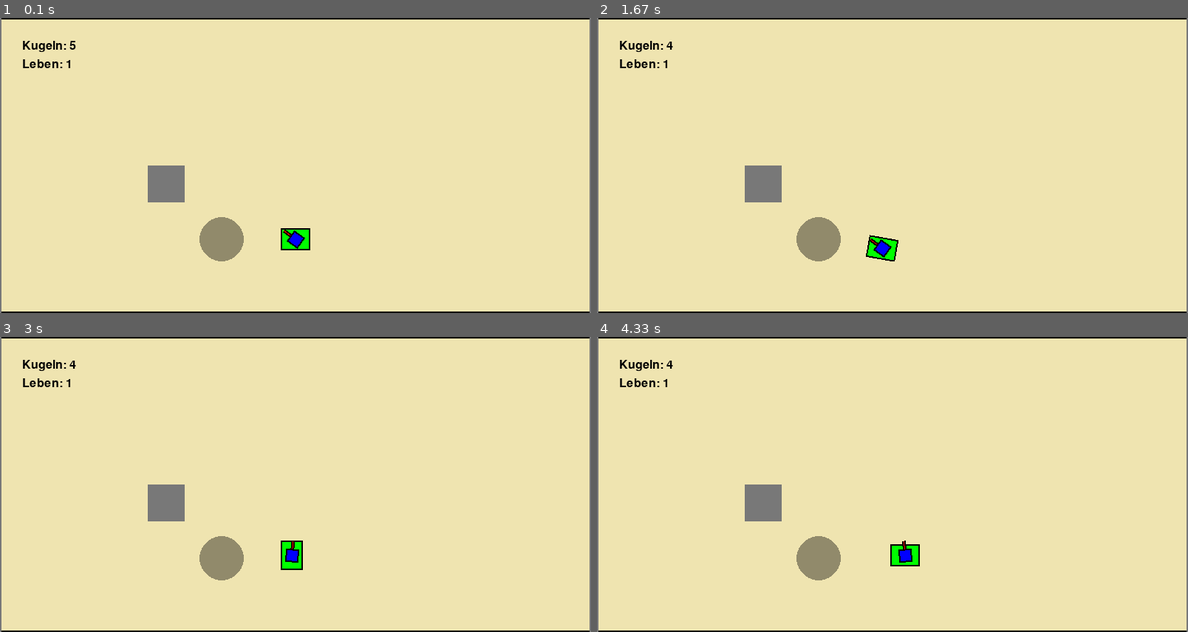
Above: before the commit, frames 1-4 (two rows, left to right).
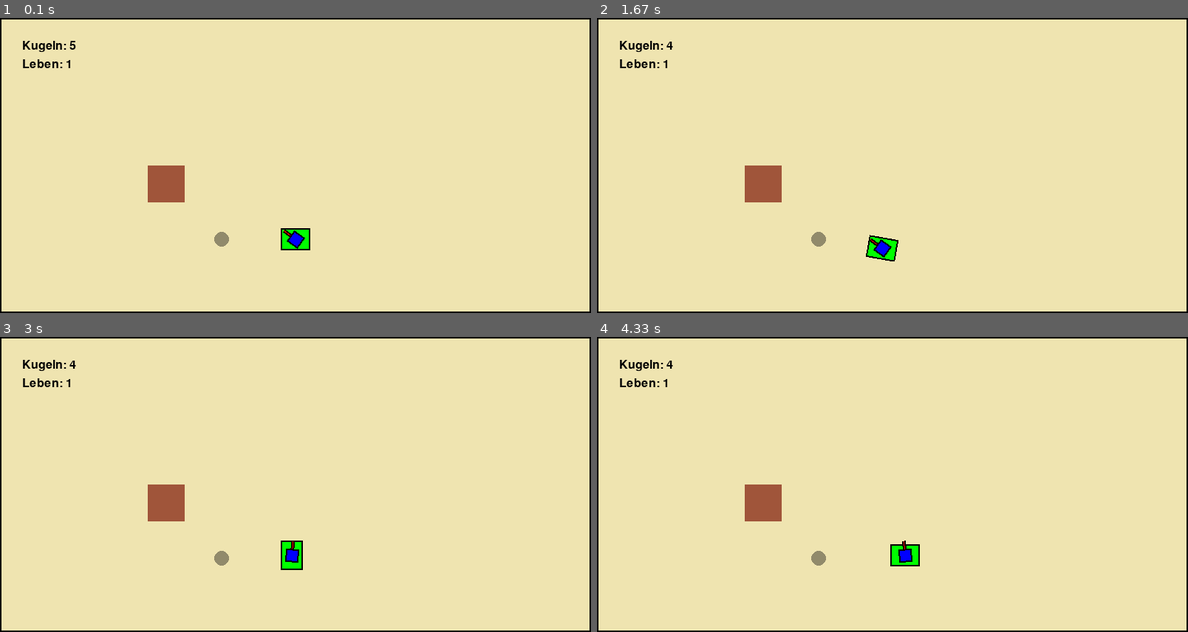
Above: after the commit, the same moments.

Repository: Keksfabrik-glitch/Panzerkiste
Game: pygame game, started from panzer.py
The game is run twice, just before and just after one commit, with the same random seed, the same clock (stepped at 60 frames per second) and the same inputs.
Inputs (mouse positions are in pixels of both pictures, inside the frame that each line leads up to):
- Up to frame 1 (0.1 s): no input
- Up to frame 2 (1.67 s): click "Leben: 1" at 0.38 s; hold D 0.67-1.13 s; move the mouse to (1081, 156) at 0.7 s; hold W 1.17-1.47 s; move the mouse to (750, 168) at 1.2 s; hold D from 1.5 s (still down); move the mouse to (709, 121) at 1.53 s
- Up to frame 3 (3 s): release D at 1.97 s; hold A 2-2.53 s; move the mouse to (384, 381) at 2.03 s; hold S 2.57-2.87 s; move the mouse to (366, 511) at 2.6 s; hold A from 2.9 s (still down); move the mouse to (307, 384) at 2.93 s
- Up to frame 4 (4.33 s): release A at 3.3 s; hold W 3.33-3.7 s; move the mouse to (679, 475) at 3.37 s; hold D from 3.73 s (still down); move the mouse to (898, 514) at 3.77 s

The runs differ from the first frame. In frame 1, 2.1% of the frame differs, in the area x 0-100%, y 0-100%; in frame 2, 2.1%; in frame 3, 2.1%; in frame 4, 2.1%.

Commit message:
Rechte Wand gefixt. Löcher verbessert.

Diff:
--- a/panzer.py
+++ b/panzer.py
@@ -115,7 +115,7 @@
         loch_kollision = False
         for loch in löcher:
             abstand = neue_pos.distance_to(loch.rect.center)
-            if abstand < loch.radius:
+            if abstand -(loch.radius /2) < loch.radius:
                 loch_kollision = True
                 break
 
@@ -133,7 +133,7 @@
         loch_kollision = False
         for loch in löcher:
             abstand = neue_pos.distance_to(loch.rect.center)
-            if abstand < loch.radius:
+            if abstand -(loch.radius /2) < loch.radius:
                 loch_kollision = True
                 break
 
@@ -273,7 +273,7 @@
         self.image = pygame.Surface((breite, höhe))
         self.zerstörbarkeit = zerstörbarkeit
         if self.zerstörbarkeit:
-            self.image.fill((120, 120, 120))
+            self.image.fill((160,85,58))
         else:
             self.image.fill(SCHWARZ)
         self.rect = self.image.get_rect(topleft=(x, y))
@@ -292,7 +292,7 @@
     def __init__(self, x, y, radius=20):
         super().__init__()
         self.radius = radius
-        self.image = pygame.Surface((radius * 2, radius * 2), pygame.SRCALPHA)
+        self.image = pygame.Surface((radius*2 , radius*2 ), pygame.SRCALPHA)
 
         # Transparenter Kreis (Loch)
         self.image.fill((0, 0, 0, 0))  # komplett transparent
@@ -372,11 +372,11 @@
 #Wände
 wände.add(Wall(0, 0, WIDTH,2))               # Oben
 wände.add(Wall(0, HEIGHT - 2, WIDTH,2))      # Unten
-wände.add(Wall(0, 0, 2, HEIGHT,2))              # Links
-wände.add(Wall(WIDTH - 2, 0, 2, HEIGHT,2))      # Rechts
+wände.add(Wall(0, 0, 2, HEIGHT))              # Links
+wände.add(Wall(WIDTH - 2, 0, 2, HEIGHT))      # Rechts
 wände.add(Wall(200, 200, 50, 50, zerstörbarkeit=True,))  # zerstörbar
 
-löcher.add(Loch(300, 300, radius=30))
+löcher.add(Loch(300, 300, radius=10))
 
 
 # Haupt-Game Loop
